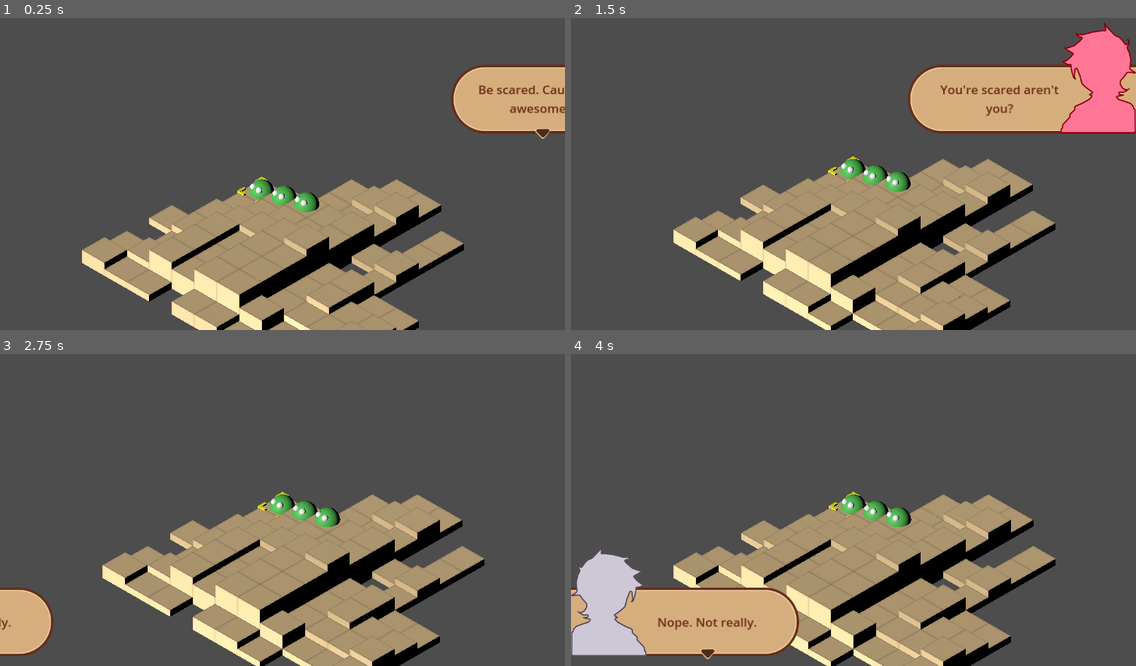
Above: before the commit, frames 1-4 (two rows, left to right).
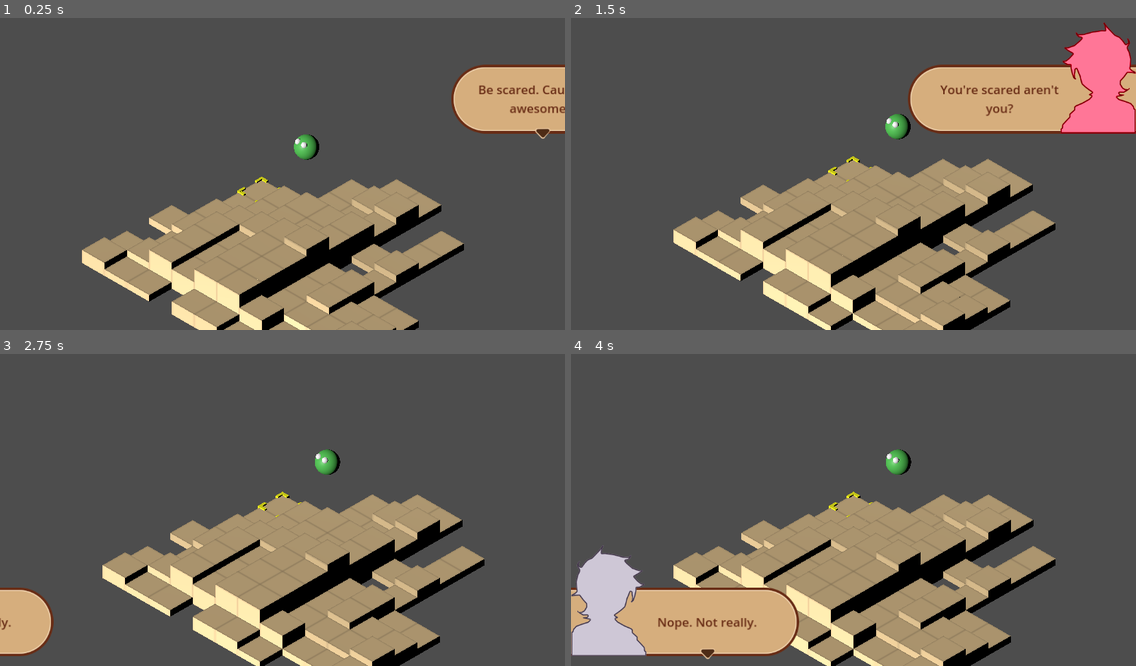
Above: after the commit, the same moments.

Repository: WeatheredSouls/GodotTactics
Game: Godot game, scene res://Scenes/Battle.tscn
The game is run twice, just before and just after one commit, with the same random seed, the same clock (stepped at 60 frames per second) and the same inputs.
Inputs (mouse positions are in pixels of both pictures, inside the frame that each line leads up to):
- Up to frame 1 (0.25 s): no input
- Up to frame 2 (1.5 s): tap Enter (fire_1) at 0.5, 1.35 s; move the mouse to (977, 155) at 0.52 s; hold D (move_right) 0.53-1.28 s; hold Right mouse button (camera_activate) 0.53-1.28 s; move the mouse to (740, 186) at 1.27 s; hold S (move_down) from 1.28 s (still down)
- Up to frame 3 (2.75 s): move the mouse to (339, 438) at 2.02 s; release S (move_down) at 2.03 s; hold D (move_right) from 2.03 s (still down); tap Shift (fire_2) at 2.1 s
- Up to frame 4 (4 s): move the mouse to (825, 569) at 2.77 s; release D (move_right) at 2.78 s; hold W (move_up) 2.78-3.53 s; tap Mouse wheel down (zoom_down) at 2.85 s; move the mouse to (1023, 553) at 3.52 s; hold A (move_left) from 3.53 s (still down); tap Mouse wheel up (zoom_up) at 3.6 s

The runs differ from the first frame. In frame 1, 0.9% of the frame differs, in the area x 44-57%, y 37-63%; in frame 2, 0.9%; in frame 3, 0.9%; in frame 4, 0.9%.
Error after the commit: Cannot call method 'instantiate' on a null value. (res://Scripts/Controller/Battle)

Commit message:
Part 11 - Jobs

Diff:
--- a/Scenes/Battle.tscn
+++ b/Scenes/Battle.tscn
@@ -25,7 +25,6 @@
 [ext_resource type="Script" path="res://Scripts/View Model Component/AbilityMenuPanel.gd" id="19_b82uw"]
 [ext_resource type="PackedScene" uid="uid://dm4nqpjps53q" path="res://Prefabs/Ability Menu Entry.tscn" id="23_gewc1"]
 [ext_resource type="Texture2D" uid="uid://dlwruqnn3d2qp" path="res://Textures/UI/AbilityMenu.png" id="23_yonpl"]
-[ext_resource type="Script" path="res://Scripts/Test/TestItems.gd" id="26_j7b44"]
 
 [sub_resource type="StyleBoxEmpty" id="StyleBoxEmpty_fvobm"]
 
@@ -346,9 +345,9 @@
 anchor_top = 1.0
 anchor_bottom = 1.0
 offset_left = 262.0
-offset_top = -17.0
+offset_top = 210.0
 offset_right = 295.0
-offset_bottom = 7.0
+offset_bottom = 234.0
 grow_vertical = 0
 texture = ExtResource("15_ey8f6")
 
@@ -487,4 +486,3 @@
 theme_override_constants/separation = 5
 
 [node name="Test" type="Node" parent="."]
-script = ExtResource("26_j7b44")
--- a/Scripts/Controller/Battle States/InitBattleState.gd
+++ b/Scripts/Controller/Battle States/InitBattleState.gd
@@ -23,10 +23,25 @@
 	_owner.stateMachine.ChangeState(cutSceneState)
 
 func SpawnTestUnits():
-	var components= [WalkMovement, FlyMovement, TeleportMovement]
-	for i in components.size():
+	var jobList:Array[String] = ["Rogue", "Warrior", "Wizard"]
+	var path = "res://Data/Jobs/"
+
+	for i in jobList.size():
 		var unit:Unit = _owner.heroPrefab.instantiate()
+		unit.name = jobList[i]
 		_owner.add_child(unit)
+
+		var s:Stats = Stats.new()
+		unit.add_child(s)
+		s.SetStat(StatTypes.Stat.LVL, 1)
+		s.name = "Stats"
+
+		var fullPath:String = path + jobList[i] + ".tscn"
+		var scene:PackedScene = load(fullPath)
+		var job:Job = scene.instantiate()
+		unit.add_child(job)
+		job.Employ()
+		job.LoadDefaultStats()
 
 		var p:Vector2i = Vector2i(_owner.board.tiles.keys()[i].x,_owner.board.tiles.keys()[i].y)
 
@@ -34,9 +49,13 @@
 		unit.Match()
 
 		var m = unit.get_node("Movement")
-		m.set_script(components[i])
+		m.set_script(WalkMovement)
 		m.range = 5
 		m.jumpHeight = 1
 		m.set_process(true)
 
 		units.append(unit)
+
+#		var rank = Rank.new()
+#		unit.add_child(rank)
+#		rank.Init(10)
--- /dev/null
+++ b/Scripts/View Model Component/Actor/Job.gd
@@ -0,0 +1,73 @@
+extends Node
+class_name Job
+
+const statOrder : Array[StatTypes.Stat] = [
+	StatTypes.Stat.MHP,
+	StatTypes.Stat.MMP,
+	StatTypes.Stat.ATK,
+	StatTypes.Stat.DEF,
+	StatTypes.Stat.MAT,
+	StatTypes.Stat.MDF,
+	StatTypes.Stat.SPD
+	]
+
+@export var baseStats:Array[int]
+@export var growStats:Array[float]
+var stats:Stats
+
+func _init():
+	baseStats.resize(statOrder.size())
+	baseStats.fill(0)
+	growStats.resize(statOrder.size())
+	growStats.fill(0)
+
+
+func Employ():
+	for child in self.get_parent().get_children():
+		if child is Stats:
+			stats = child
+	stats.DidChangeNotification(StatTypes.Stat.LVL).connect(OnLvlChangeNotification)
+
+	var features:Array[Node] = self.get_children()
+
+	var filteredArray = features.filter(func(node):return node is Feature)
+	for node in filteredArray:
+		node.Activate(self.get_parent())
+
+func UnEmploy():
+	var features:Array[Node] = self.get_parent().get_children()
+
+	var filteredArray = features.filter(func(node):return node is Feature)
+	for node in filteredArray:
+		node.Deactivate()
+
+	stats.DidChangeNotification(StatTypes.Stat.LVL).disconnect(OnLvlChangeNotification)
+	stats = null
+
+func LoadDefaultStats():
+	for i in statOrder.size():
+		stats.SetStat(statOrder[i], baseStats[i], false)
+
+	stats.SetStat(StatTypes.Stat.HP, stats.GetStat(StatTypes.Stat.MHP), false)
+	stats.SetStat(StatTypes.Stat.MP, stats.GetStat(StatTypes.Stat.MMP), false)
+
+func OnLvlChangeNotification(sender:Stats, oldValue:int):
+	var newLevel = stats.GetStat(StatTypes.Stat.LVL)
+	for i in range(oldValue, newLevel, 1):
+		LevelUp()
+
+func LevelUp():
+	for i in statOrder.size():
+		var type:StatTypes.Stat = statOrder[i]
+		var whole:int = floori(growStats[i])
+		var fraction:float = growStats[i] - whole
+		var value:int = stats.GetStat(type)
+		value += whole
+
+		if randf() > (1.0 - fraction):
+			value += 1
+
+		stats.SetStat(type, value, false)
+
+	stats.SetStat(StatTypes.Stat.HP, stats.GetStat(StatTypes.Stat.MHP), false)
+	stats.SetStat(StatTypes.Stat.MP, stats.GetStat(StatTypes.Stat.MMP), false)
--- a/Scripts/View Model Component/Features/StatModifierFeature.gd
+++ b/Scripts/View Model Component/Features/StatModifierFeature.gd
@@ -1,8 +1,8 @@
 extends Feature
 class_name StatModifierFeature
 
-var type:StatTypes.Stat
-var amount:int
+@export var type:StatTypes.Stat
+@export var amount:int
 var stats:Stats:
 	get:
 		return _target.get_node("Stats")
--- a/Scripts/View Model Component/Movement/Movement.gd
+++ b/Scripts/View Model Component/Movement/Movement.gd
@@ -1,14 +1,20 @@
 extends Node
 class_name Movement
 
-var range: int
-var jumpHeight: int
+var range: int:
+	get:
+		return stats.GetStat(StatTypes.Stat.MOV)
+var jumpHeight: int:
+	get:
+		return stats.GetStat(StatTypes.Stat.JMP)
+var stats:Stats
 var unit: Unit
 var jumper: Node3D
 
 func _init():
 	unit = get_node("../")
 	jumper = get_node("../Jumper")
+	stats = get_node("../Stats")
 
 func GetTilesInRange(board: BoardCreator):
 	var retValue = board.Search(unit.tile, ExpandSearch)
--- /dev/null
+++ b/Settings/JobGrowthStats.csv
@@ -0,0 +1,4 @@
+Name,MHP,MMP,ATK,DEF,MAT,MDF,SPD
+Warrior,8.4,0.8,8.8,9.2,1.1,7.6,1.1
+Wizard,6.6,2.2,1.1,7.6,8.8,9.2,0.8
+Rogue,7.6,1.1,5.6,8.8,5.6,8.8,1.8
--- /dev/null
+++ b/Settings/JobStartingStats.csv
@@ -0,0 +1,4 @@
+Name,MHP,MMP,ATK,DEF,MAT,MDF,SPD,MOV,JMP
+Warrior,43,5,61,89,11,58,100,4,1
+Wizard,30,25,11,58,61,89,98,3,2
+Rogue,32,13,51,67,51,67,110,5,3
--- a/project.godot
+++ b/project.godot
@@ -26,7 +26,7 @@
 
 [editor_plugins]
 
-enabled=PackedStringArray("res://addons/BoardCreatorInspector/plugin.cfg")
+enabled=PackedStringArray("res://addons/BoardCreatorInspector/plugin.cfg", "res://addons/PreProduction/plugin.cfg")
 
 [input]
 
Binary file changed: Data/Conversations/Translations/IntroScene.en.translation
Binary file changed: Data/Conversations/Translations/IntroScene.es.translation
Binary file changed: Data/Conversations/Translations/IntroScene.ja.translation
Not shown: 1 places in Scenes/Battle.tscn that only renumber resources
Not shown, added: Settings/JobGrowthStats.csv.import
Not shown, added: Settings/JobStartingStats.csv.import
Not shown, added: addons/PreProduction/ParseJobs.gd
Not shown, added: addons/PreProduction/Pre Production.tscn
Not shown, added: addons/PreProduction/plugin.cfg
Not shown, added: addons/PreProduction/plugin.gd
